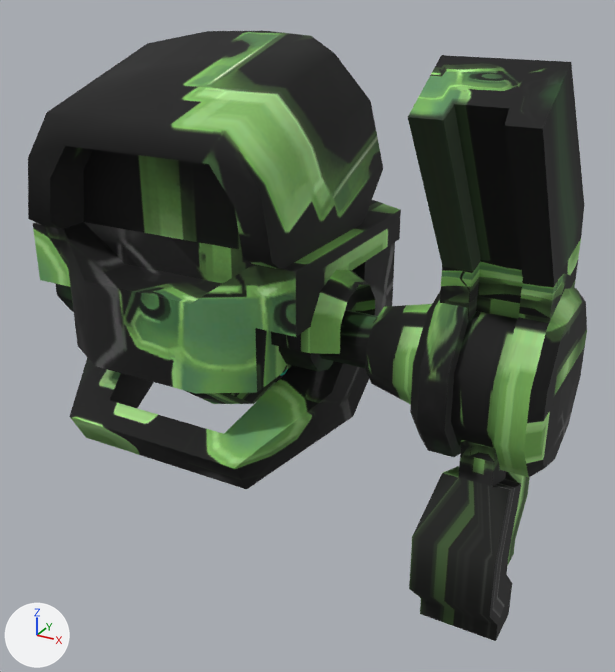
An edit to the glTF model public/assets/models/Citizen_Probe.glb, drawn before and after from the same camera.
The view is the same before and after, from a camera (50 mm lens) standing at (0.41, -0.532, 0.852) and looking at (0.093, 0.044, 0.564). Lighting does not change. The marker at lower left points along +X, +Y and +Z. The picture after the commit comes second.
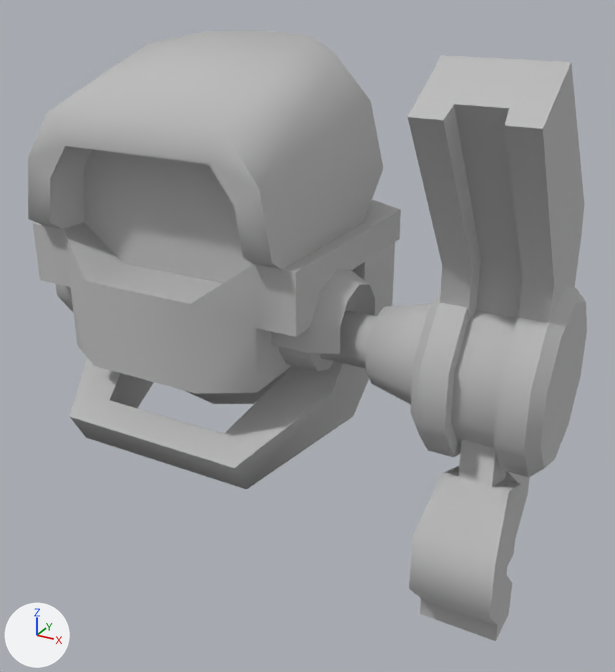
The edits, one by one:
In material 'Probe01' (mat_probe01), texture is no longer img_image_0.
In material 'Probe01' (mat_probe01), base_color is now set to (0.5, 0.5, 0.5), grey #bcbcbc.

Location of each change, (x1, y1, x2, y2) in pixels of the pictures (615 x 672 px):
'Mesh_0', surface changed (lighter)
    both: (28, 31, 587, 641)
